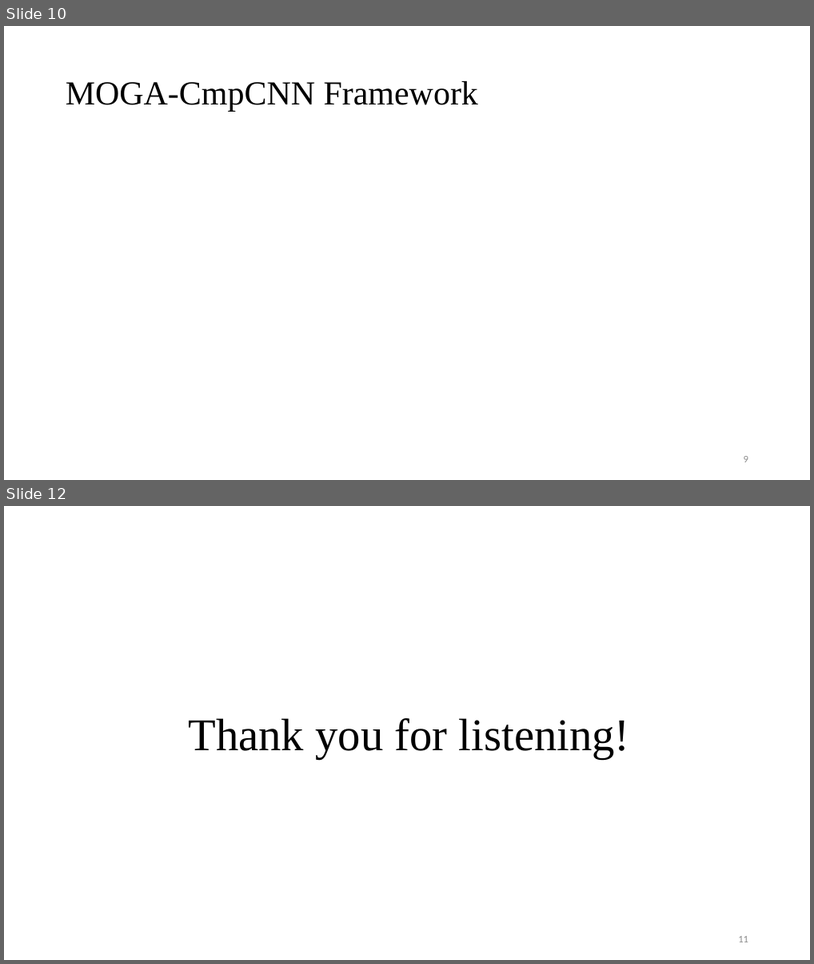
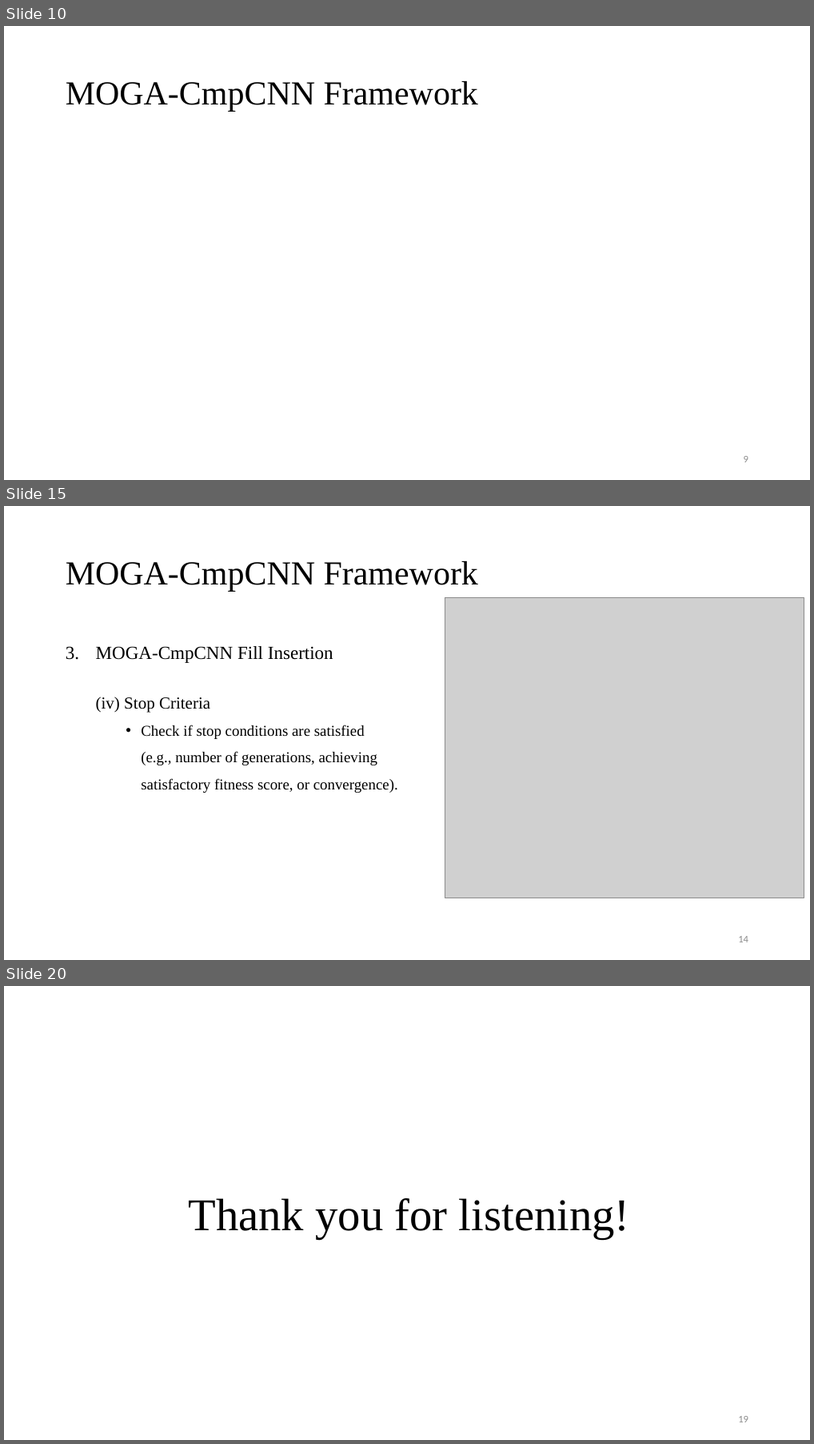
Before and after one commit to Pacific-Feng-Studuies/Studied-Papers, a slide deck: DAC2024/MOGA-CmpCNN/MOGA-CmpCNN A Multi-Objective Genetic Algorithm Intergrated with CmpCNN Model for CMP-Aware Metal Fill.pptx. Shown one above the other, each under a label of ours: slides 10 and 12 before the commit, slides 10, 15 and 20 after it; the slides between them are not shown. The pictures are 814x964 and 814x1444 pixels, drawn with LibreOffice and Linux fonts; fonts in the diff are those of the drawing; grey boxes stand for pictures. Boxes give left, top, right and bottom in pixels: in the first picture for what was removed or moved away, otherwise in the second. Text is boxed around its words. In the diff, an @@ line names an element or a change of style, - is before the commit and + after.

```diff
--- a/DAC2024/MOGA-CmpCNN/MOGA-CmpCNN A Multi-Objective Genetic Algorithm Intergrated with CmpCNN Model for CMP-Aware Metal Fill.pptx
+++ b/DAC2024/MOGA-CmpCNN/MOGA-CmpCNN A Multi-Objective Genetic Algorithm Intergrated with CmpCNN Model for CMP-Aware Metal Fill.pptx
@@ slide 15 added at bbox=[4, 506, 810, 960], background #FFFFFF @@
@@ title added at bbox=[66, 561, 478, 591], 40 pt, text #000000 @@
+MOGA-CmpCNN Framework
@@ picture added at bbox=[445, 597, 804, 897] @@
@@ text added at bbox=[96, 646, 398, 792], 18 pt, text #000000 @@
+3. MOGA-CmpCNN Fill Insertion
+  (iv) Stop Criteria
+    • Check if stop conditions are satisfied
+    (e.g., number of generations, achieving
+    satisfactory fitness score, or convergence).
@@ page number added at bbox=[738, 936, 749, 942], 12 pt, text #8C8C8C @@
+14
@@ what was slide 12 is now slide 20 @@
@@ page number at bbox=[738, 1416, 749, 1422]: text changed @@
-11
+19
```
Also in this commit, not shown: 1 slide changed, 7 other slides added, 1 other file.
